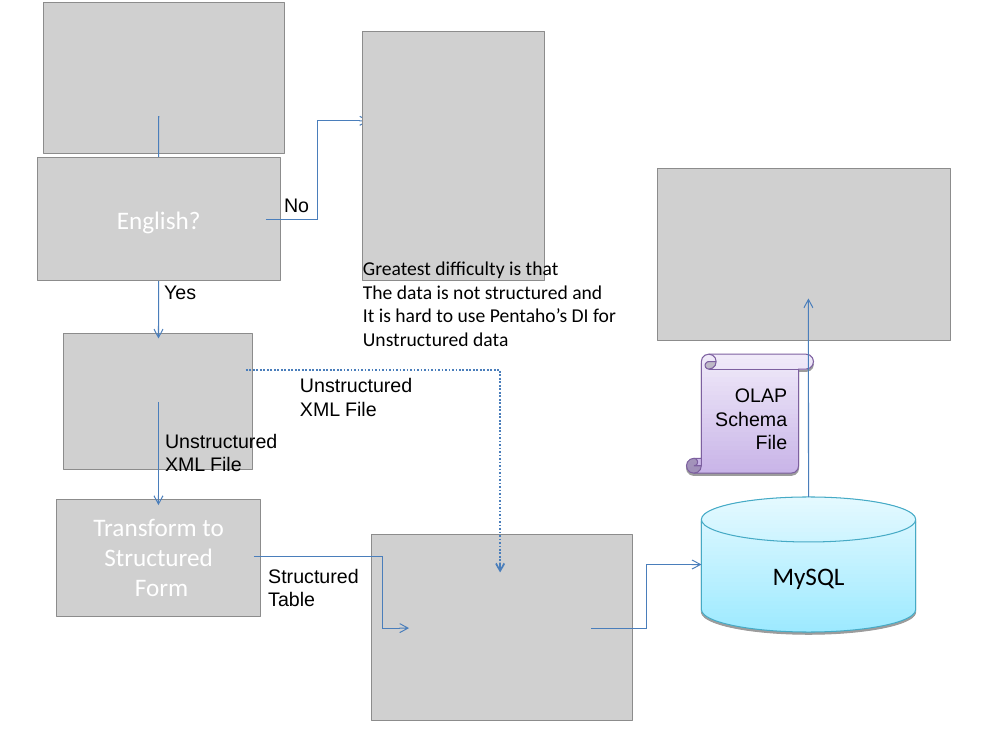
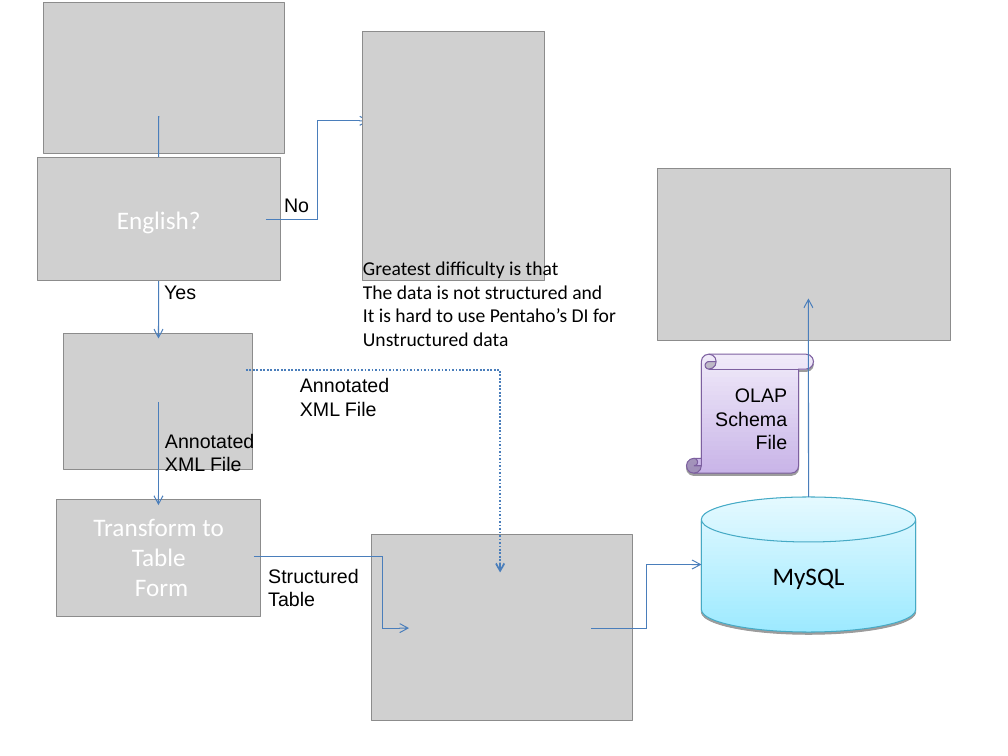
Before and after one commit to edvelezg/unb-dw, a slide deck: slide 4 of project/Presentation/Datawarehousing.ppt (slide 3 before the commit). Drawn at 1008x756 pixels with LibreOffice and Linux fonts; fonts in the diff are those of the drawing; grey boxes stand for pictures. Boxes give left, top, right and bottom in pixels: in the first picture for what was removed or moved away, otherwise in the second. Text is boxed around its words. In the diff, an @@ line names an element or a change of style, - is before the commit and + after.

```diff
--- a/project/Presentation/Datawarehousing.ppt
+++ b/project/Presentation/Datawarehousing.ppt
@@ text at <box>300,377,389,393</box>: text changed @@
-Unstructured
+Annotated
@@ text at <box>165,433,254,453</box>: text changed @@
-Unstructured
+Annotated
@@ text at <box>93,519,223,566</box>: text changed @@
-Transform to Structured
+Transform to Table
```
Also in this commit, not shown: 5 other slides changed, 3 slides added, 1 slide removed.
